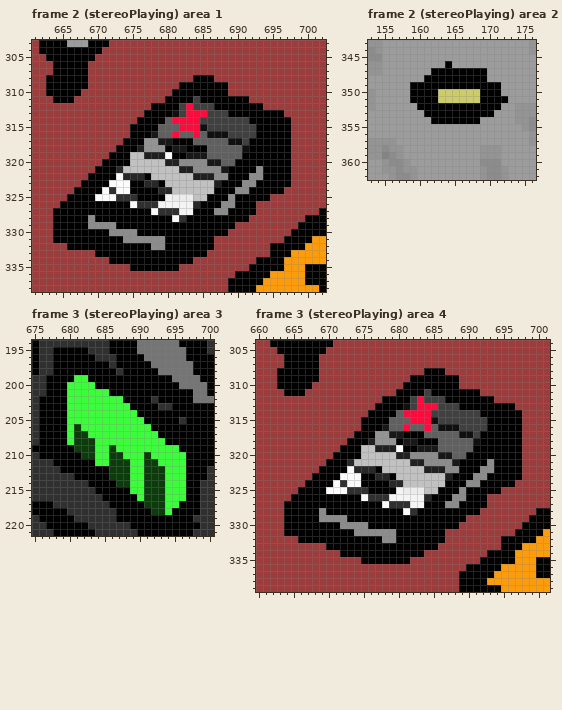
File history of a pixel-art file, dev/assets/gfx/layers/rooms/bedRoom.aseprite. Above: the version before the commit.
764x590 pixels, 10 frames. Colours within 5 levels of each other are drawn and written as one. Shown: frame 2 (stereoPlaying) area 1: x 661..702, y 303..338; frame 2 (stereoPlaying) area 2: x 153..176, y 343..362; frame 3 (stereoPlaying) area 3: x 675..700, y 194..221; frame 3 (stereoPlaying) area 4: x 660..701, y 304..339. The commit also changed other frames or places, which this record leaves out.
The same view after the edit:
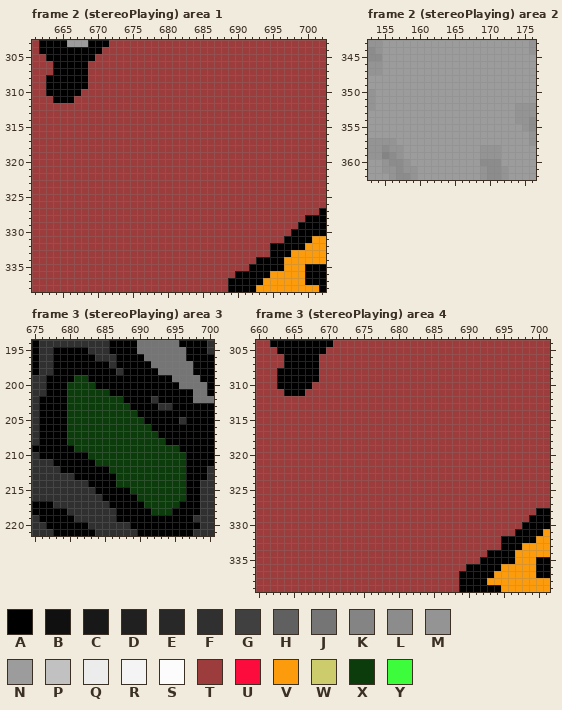
Palette (. is transparent): A #000000  B #101010  C #181818  D #202020  E #282828  F #303030  G #404040  H #606060  J #757575  K #848484  L #8c8c8c  M #949494  N #9c9c9c  P #c1c1c1  Q #ececec  R #f4f4f4  S #fcfcfc  T #9c3c3c  U #fc0c3c  V #fc9c0c  W #cccc6c  X #0c3c0c  Y #3cfc3c
From old to new:
layer "objects" now hidden
layer "animStereo" now hidden
Changed rows in their new state; - is an unchanged pixel.
Frame 2 (stereoPlaying) area 1:
first column x 664:
308 --------------------TTT-----------
309 ------------------TTTTTTT---------
310 -----------------TTTTTTTT---------
311 ----------------TTTTTTTTTTTT------
312 --------------TTTTTTTTTTTTTTTT----
313 -------------TTTTTTTTTTTTTTTTTTTT-
314 ------------TTTTTTTTTTTTTTTTTTTTTT
315 -----------TTTTTTTTTTTTTTTTTTTTTTT
316 -----------TTTTTTTTTTTTTTTTTTTTTTT
317 ----------TTTTTTTTTTTTTTTTTTTTTTTT
318 ---------TTTTTTTTTTTTTTTTTTTTTTTTT
319 --------TTTTTTTTTTTTTTTTTTTTTTTTTT
320 -------TTTTTTTTTTTTTTTTTTTTTTTTTTT
321 ------TTTTTTTTTTTTTTTTTTTTTTTTTTTT
322 -----TTTTTTTTTTTTTTTTTTTTTTTTTTTTT
323 ----TTTTTTTTTTTTTTTTTTTTTTTTTTTTTT
324 ---TTTTTTTTTTTTTTTTTTTTTTTTTTTTTT-
325 --TTTTTTTTTTTTTTTTTTTTTTTTTTTTT---
326 -TTTTTTTTTTTTTTTTTTTTTTTTTTTT-----
327 TTTTTTTTTTTTTTTTTTTTTTTTTTTTT-----
328 TTTTTTTTTTTTTTTTTTTTTTTTTTTT------
329 TTTTTTTTTTTTTTTTTTTTTTTTTT--------
330 TTTTTTTTTTTTTTTTTTTTTTTTT---------
331 TTTTTTTTTTTTTTTTTTTTTTT-----------
332 --TTTTTTTTTTTTTTTTTTTTT-----------
333 ------TTTTTTTTTTTTTTTT------------
334 --------TTTTTTTTTTTT--------------
335 -----------TTTTTTT----------------
Frame 2 (stereoPlaying) area 2:
first column x 159:
346 -----N--------
347 ---NNNNNNNN---
348 --NNNNNNNNN---
349 NNNNNNNNNNNNN-
350 NNNNNNNNNNNNN-
351 NNNNNNNNNNNNNN
352 -NNNNNNNNNNNN-
353 --NNNNNNNNNN--
354 ---NNNNNNN----
Frame 3 (stereoPlaying) area 3:
first column x 680:
199 -XX--------------
200 XXXX-------------
201 XXXXXX-----------
202 XXXXXXXX---------
203 XXXXXXXXX--------
204 XXXXXXXXXX-------
205 XXXXXXXXXXX------
206 X-XXXXXXXXXX-----
207 X--XXXXXXXXXX----
208 X---XXXXXXXXXX---
209 ----XX-XXXXXXXXX-
210 --A-XX--XXX-XXXXX
211 ----XX---XX--XXXX
212 ---------XX---XXX
213 ------A--XX---XXX
214 ---------XX---XXX
215 ---------XX---XXX
216 ----------X---XXX
217 --------------XX-
218 --------------X--
Frame 3 (stereoPlaying) area 4: the same change as frame 2 (stereoPlaying) area 1
Where, in picture pixels (left, top, right, bottom), the same in both pictures:
changed: (53, 75, 291, 271)
changed: (410, 61, 508, 124)
changed: (67, 375, 186, 515)
changed: (284, 368, 522, 564)
